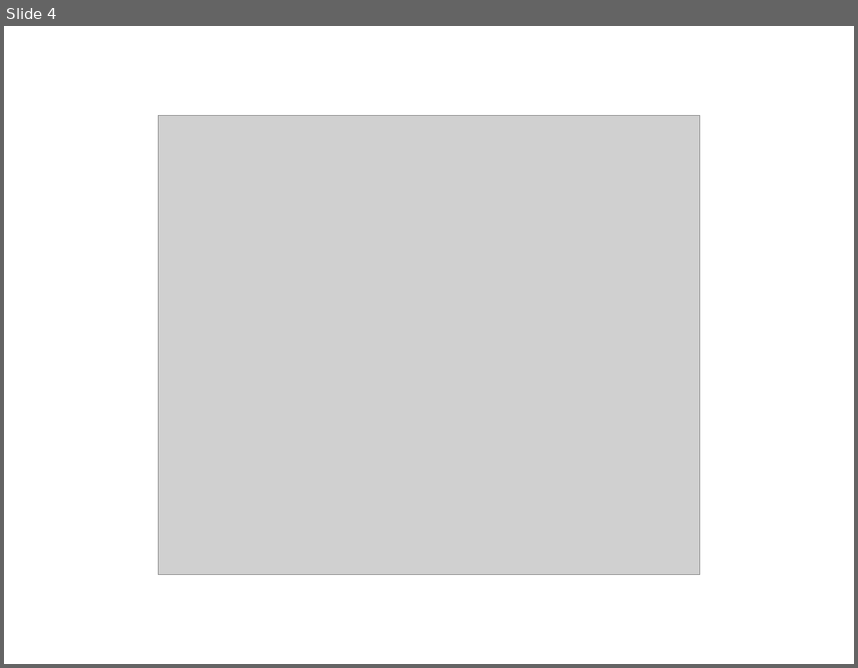
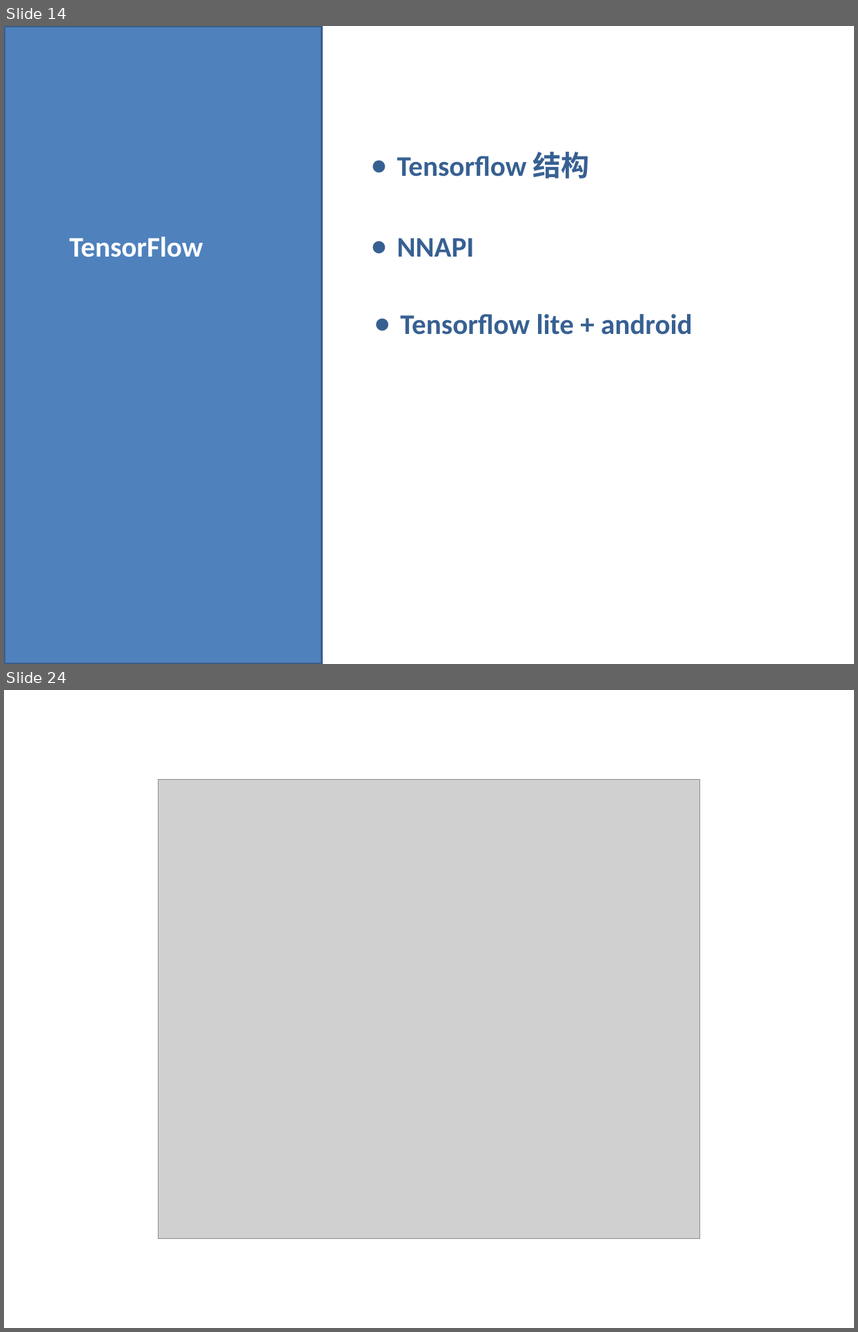
Before and after one commit to lqktz/document, a slide deck: temp/NNAPI.pptx. Shown one above the other, each under a label of ours: slide 4 before the commit, slides 14 and 24 after it; the slides between them are not shown. The pictures are 858x668 and 858x1332 pixels, drawn with LibreOffice and Linux fonts; fonts in the diff are those of the drawing; grey boxes stand for pictures. Boxes give left, top, right and bottom in pixels: in the first picture for what was removed or moved away, otherwise in the second. Text is boxed around its words. In the diff, an @@ line names an element or a change of style, - is before the commit and + after.

```diff
--- a/temp/NNAPI.pptx
+++ b/temp/NNAPI.pptx
@@ slide 14 added at <box>4,26,854,664</box>, background #FFFFFF @@
@@ rectangle added at <box>4,26,322,664</box>, fill #4F81BD, outline #3A5F8C 2 pt @@
@@ text added at <box>397,152,590,178</box>, 24 pt, text #376092, bold @@
+● Tensorflow 结构
@@ text added at <box>70,236,203,257</box>, 24 pt, text #FFFFFF, bold @@
+TensorFlow
@@ text added at <box>397,238,475,256</box>, 24 pt, text #376092, bold @@
+● NNAPI
@@ text added at <box>400,314,693,334</box>, 24 pt, text #376092, bold @@
+● Tensorflow lite + android
@@ what was slide 4 is now slide 24 @@
```
Also in this commit, not shown: 1 slide changed, 24 other slides added, 1 slide removed.
